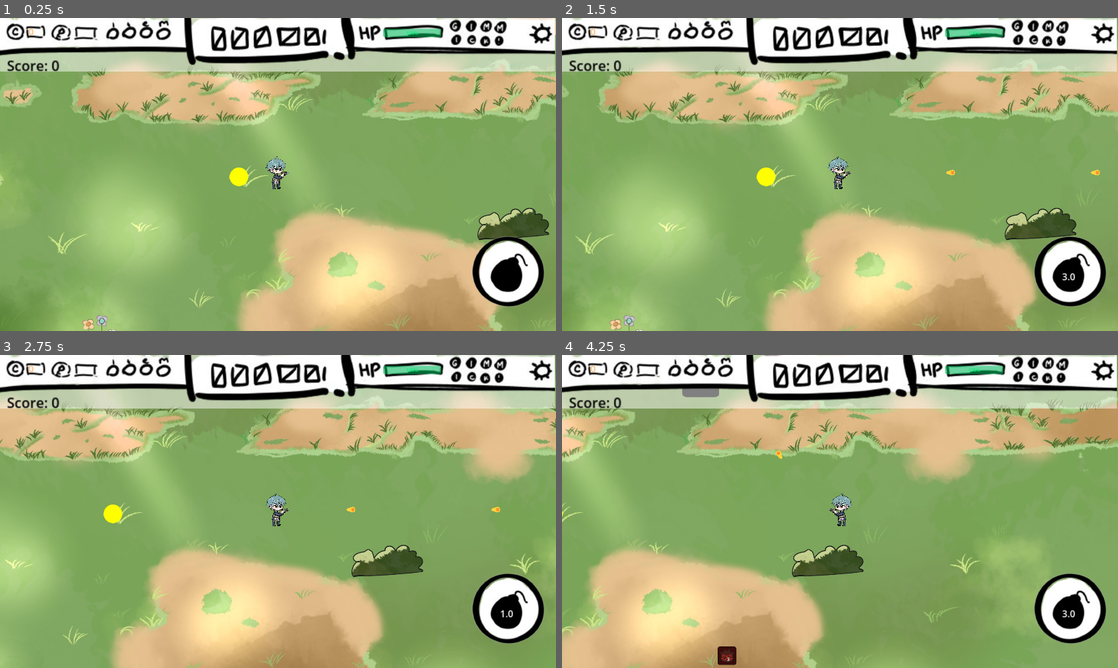
Above: before the commit, frames 1-4 (two rows, left to right).
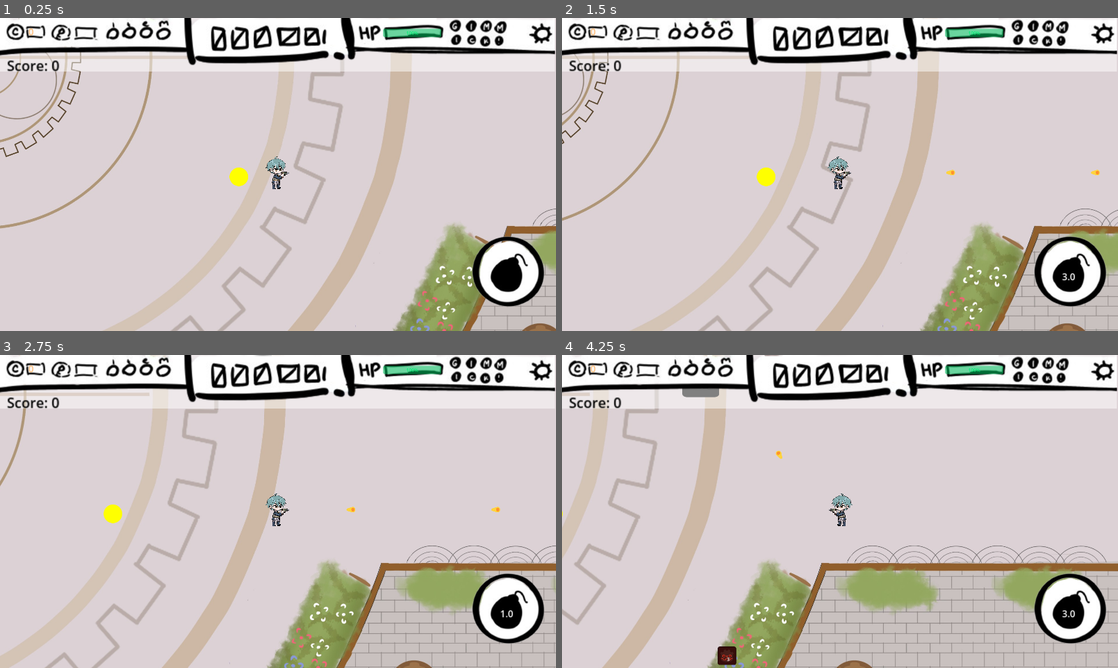
Above: after the commit, the same moments.

Repository: deutandev/survival-shooter
Game: Godot game, scene res://environment/map.tscn
Two runs of this game, one before a commit and one after it. Both use one fixed random seed, a clock stepped at 60 frames per second and the inputs below.
Inputs (mouse positions are in pixels of both pictures, inside the frame that each line leads up to):
- Up to frame 1 (0.25 s): no input
- Up to frame 2 (1.5 s): click (1073, 271) at 0.5 s; tap Enter at 1.25 s; move the mouse to (962, 158) at 1.27 s; hold D (move_right) from 1.28 s (still down); tap E (interact) at 1.35 s; click (962, 158) at 1.42 s
- Up to frame 3 (2.75 s): release D (move_right) at 2 s; drag from (166, 527) to (289, 508) at 2.02 s
- Up to frame 4 (4.25 s): click "1.0" at 2.75 s; tap Space at 3.5 s; move the mouse to (895, 442) at 3.52 s; hold D (move_right) from 3.53 s (still down); tap Ctrl at 3.6 s

The runs differ from the first frame. In frame 1, 85% of the frame differs, in the area x 0-100%, y 0-100%; in frame 2, 85%; in frame 3, 85%; in frame 4, 84%.

Commit message:
import map asset

Diff:
--- a/chunksystem/ChunkNode.tscn
+++ b/chunksystem/ChunkNode.tscn
@@ -1,12 +1,18 @@
-[gd_scene load_steps=3 format=3 uid="uid://vaqrayj1l0lo"]
+[gd_scene load_steps=4 format=3 uid="uid://vaqrayj1l0lo"]
 
 [ext_resource type="Script" uid="uid://bppqvt7ahnlue" path="res://chunksystem/ChunkNode.gd" id="2"]
-[ext_resource type="Texture2D" uid="uid://dofriieowi5tv" path="res://environment/past_1.jpg" id="3_de23d"]
+[ext_resource type="Texture2D" uid="uid://sh2xq6hvcrfa" path="res://environment/past_new.jpg" id="2_q0oes"]
+[ext_resource type="Texture2D" uid="uid://b6ecy55ue3ri2" path="res://environment/Envi_2.1.jpg" id="3_de23d"]
 
 [node name="ChunkNode" type="Node2D"]
 z_index = -1
 script = ExtResource("2")
 
 [node name="Past1" type="Sprite2D" parent="."]
+visible = false
 position = Vector2(-10, 4)
+texture = ExtResource("2_q0oes")
+
+[node name="Past2" type="Sprite2D" parent="."]
+position = Vector2(-20, 8)
 texture = ExtResource("3_de23d")
Binary file added: environment/Envi_2.1.jpg
Not shown, added: environment/Envi_2.1.jpg.import
Binary file added: environment/envi2.jpg
Not shown, added: environment/envi2.jpg.import
Binary file added: environment/past_new.jpg
Not shown, added: environment/past_new.jpg.import
